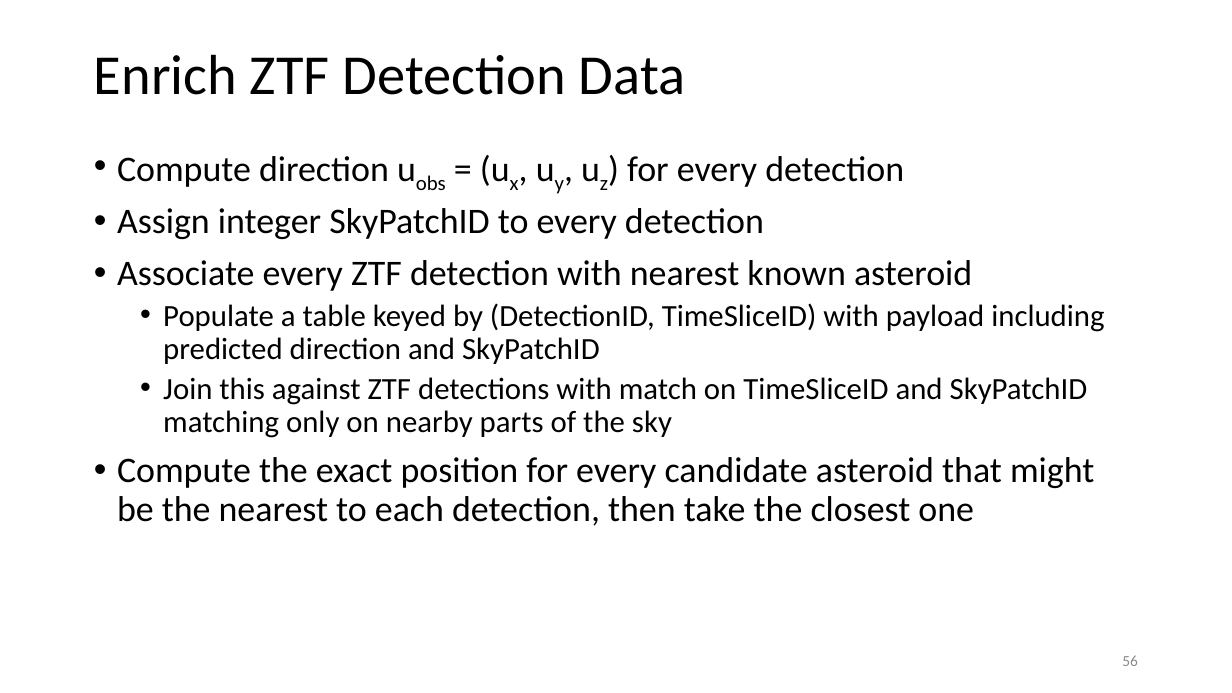
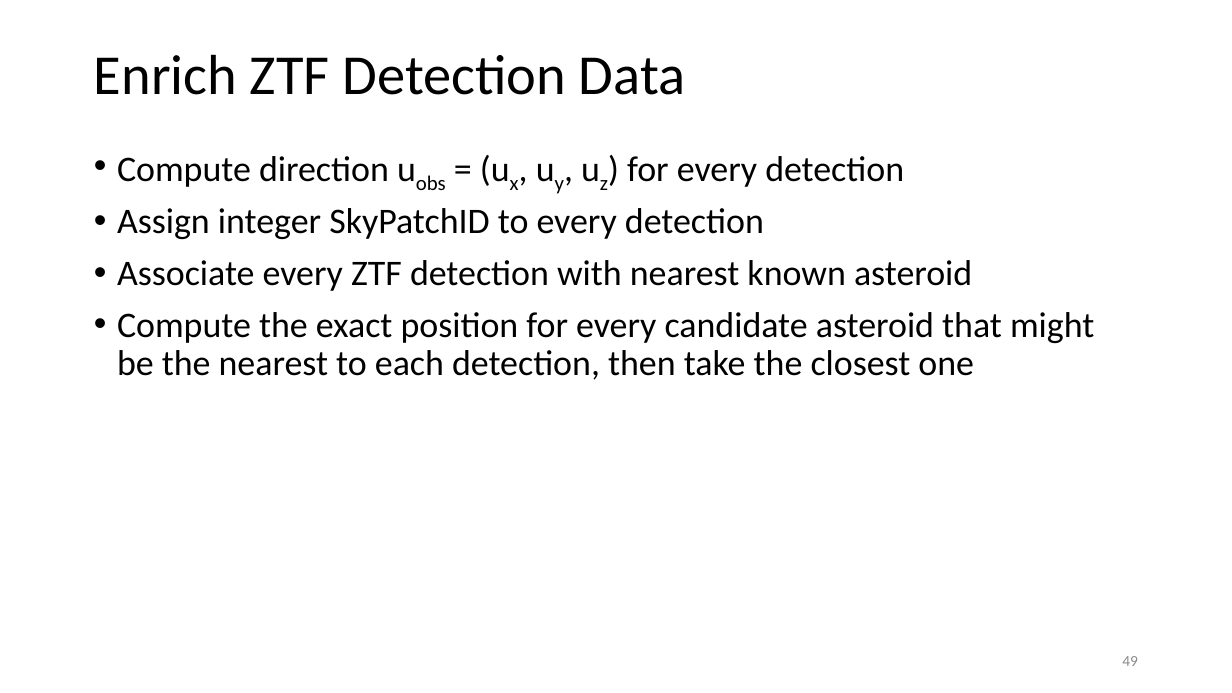
Before and after one commit to memanuel/kepler-sieve, a slide deck: slide 49 of presentation/kepler-sieve-slides.pptx (slide 56 before the commit). Drawn at 1232x693 pixels with LibreOffice and Linux fonts; fonts in the diff are those of the drawing. Boxes give left, top, right and bottom in pixels: in the first picture for what was removed or moved away, otherwise in the second. Text is boxed around its words. In the diff, an @@ line names an element or a change of style, - is before the commit and + after.

Commit message:
revised presentation / less text

```diff
--- a/presentation/kepler-sieve-slides.pptx
+++ b/presentation/kepler-sieve-slides.pptx
@@ text at [163,303,1104,438]: paragraphs removed @@
-  • Populate a table keyed by (DetectionID, TimeSliceID) with payload including predicted direction and SkyPatchID
-  • Join this against ZTF detections with match on TimeSliceID and SkyPatchID matching only on nearby parts of the sky
@@ page number at [1122,656,1138,666]: text changed @@
-56
+49
```
Also in this commit, not shown: 21 other slides changed, 1 slide added, 5 slides removed, 7 other files.
